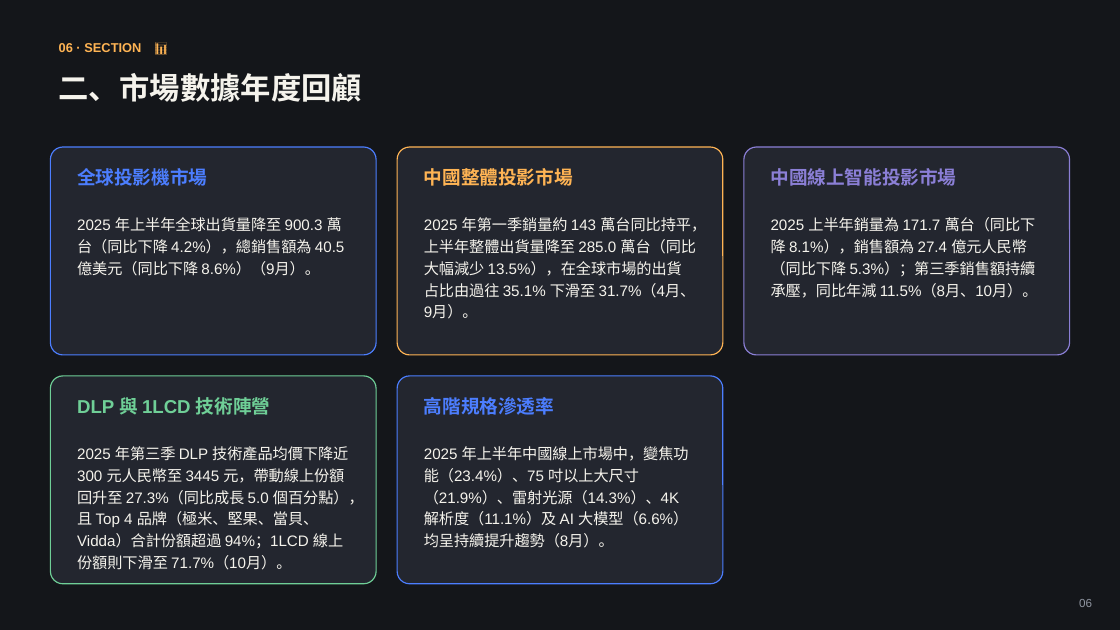
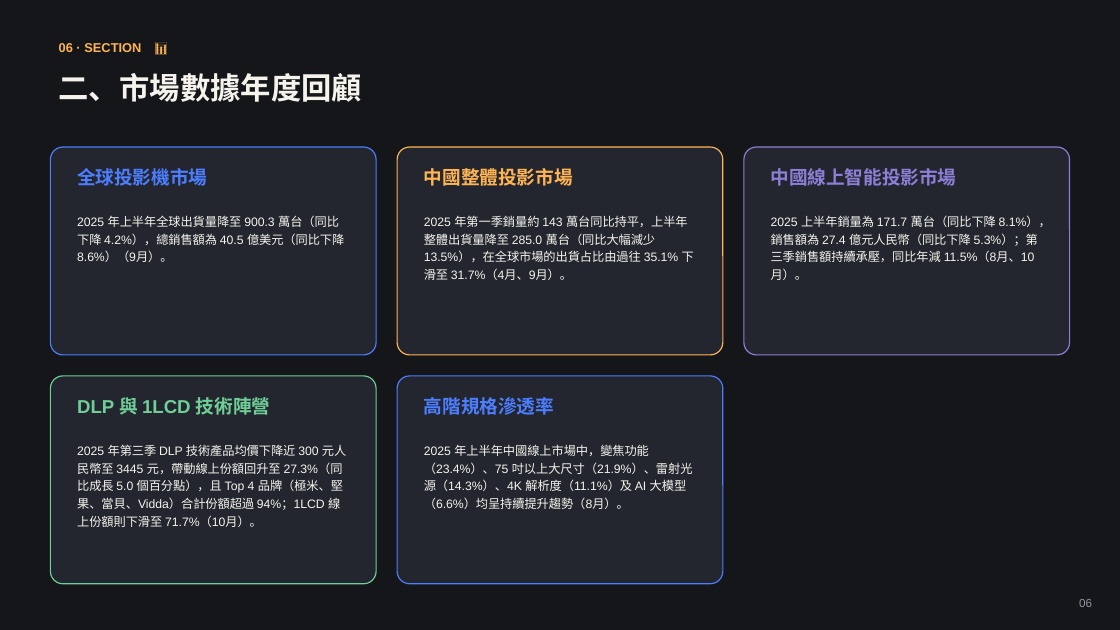
Before and after one commit to coffee30233-gif/Project-Insight, a slide deck: slide 6 of data/reports/2025-annual.pptx. Drawn at 1120x630 pixels with LibreOffice and Linux fonts; fonts in the diff are those of the drawing. Boxes give left, top, right and bottom in pixels: in the first picture for what was removed or moved away, otherwise in the second. Text is boxed around its words. In the diff, an @@ line names an element or a change of style, - is before the commit and + after.

```diff
--- a/data/reports/2025-annual.pptx
+++ b/data/reports/2025-annual.pptx
@@ size 13 to 10.5 pt in 5 elements at (x1=77, y1=215, x2=344, y2=262), (x1=424, y1=215, x2=694, y2=280), (x1=771, y1=215, x2=1051, y2=280), (x1=77, y1=444, x2=346, y2=527), (x1=424, y1=444, x2=693, y2=509) @@
```
Also in this commit, not shown: 1 other slide changed, 7 other files.
